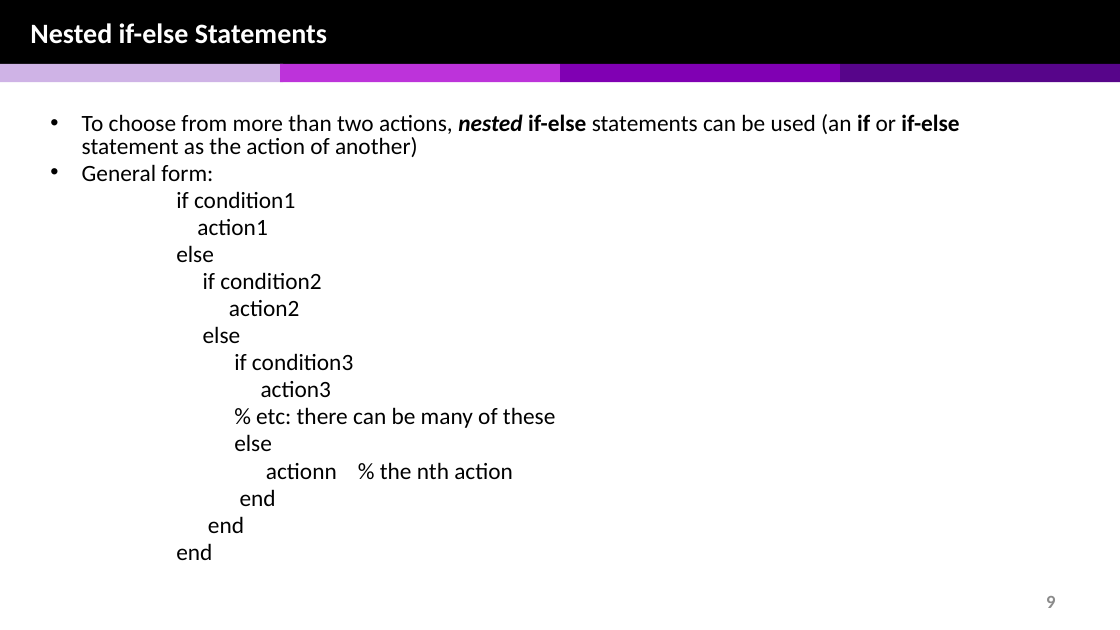
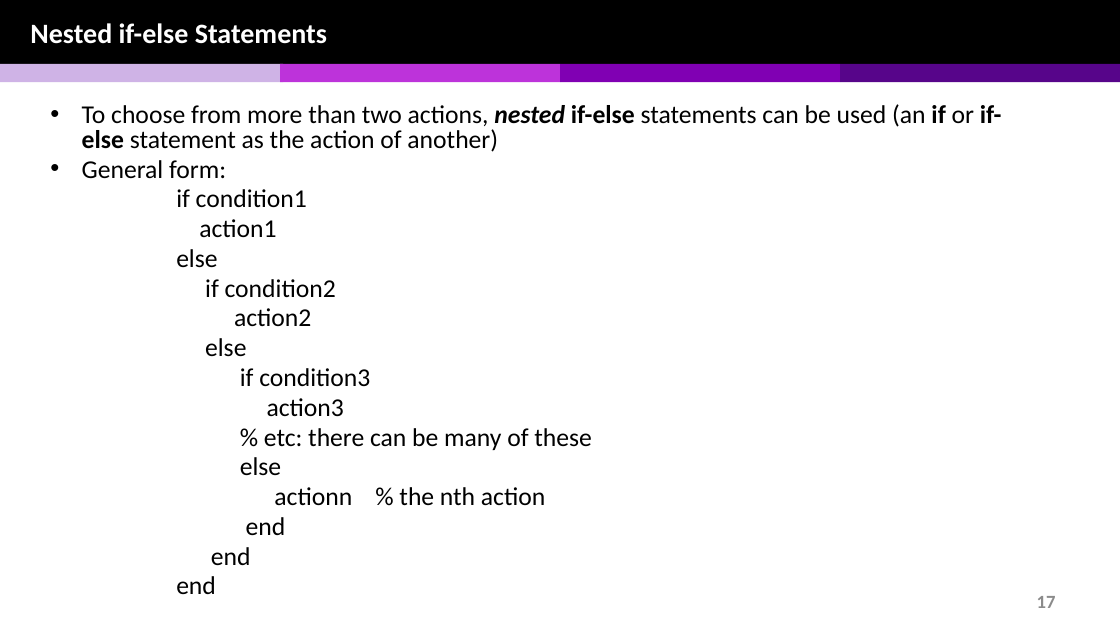
Before and after one commit to chulminy/AE_ENVE_GEOE_121, a slide deck: slide 17 of lecture/selection_statement/selection_statement_v1.pptx (slide 9 before the commit). Drawn at 1120x630 pixels with LibreOffice and Linux fonts; fonts in the diff are those of the drawing. Boxes give left, top, right and bottom in pixels: in the first picture for what was removed or moved away, otherwise in the second. Text is boxed around its words. In the diff, an @@ line names an element or a change of style, - is before the commit and + after.

```diff
--- a/lecture/selection_statement/selection_statement_v1.pptx
+++ b/lecture/selection_statement/selection_statement_v1.pptx
@@ text "To choose from more than ..." moved from (x1=82, y1=114, x2=959, y2=506) to (x1=82, y1=104, x2=1002, y2=505) @@
@@ text "To choose from more than ..." at (x1=82, y1=104, x2=1002, y2=505): size 20 to 22 pt @@
@@ page number at (x1=1037, y1=596, x2=1056, y2=608): text changed @@
-9
+17
```
Also in this commit, not shown: 6 other slides changed, 12 slides added, 2 slides removed, 16 other files.
